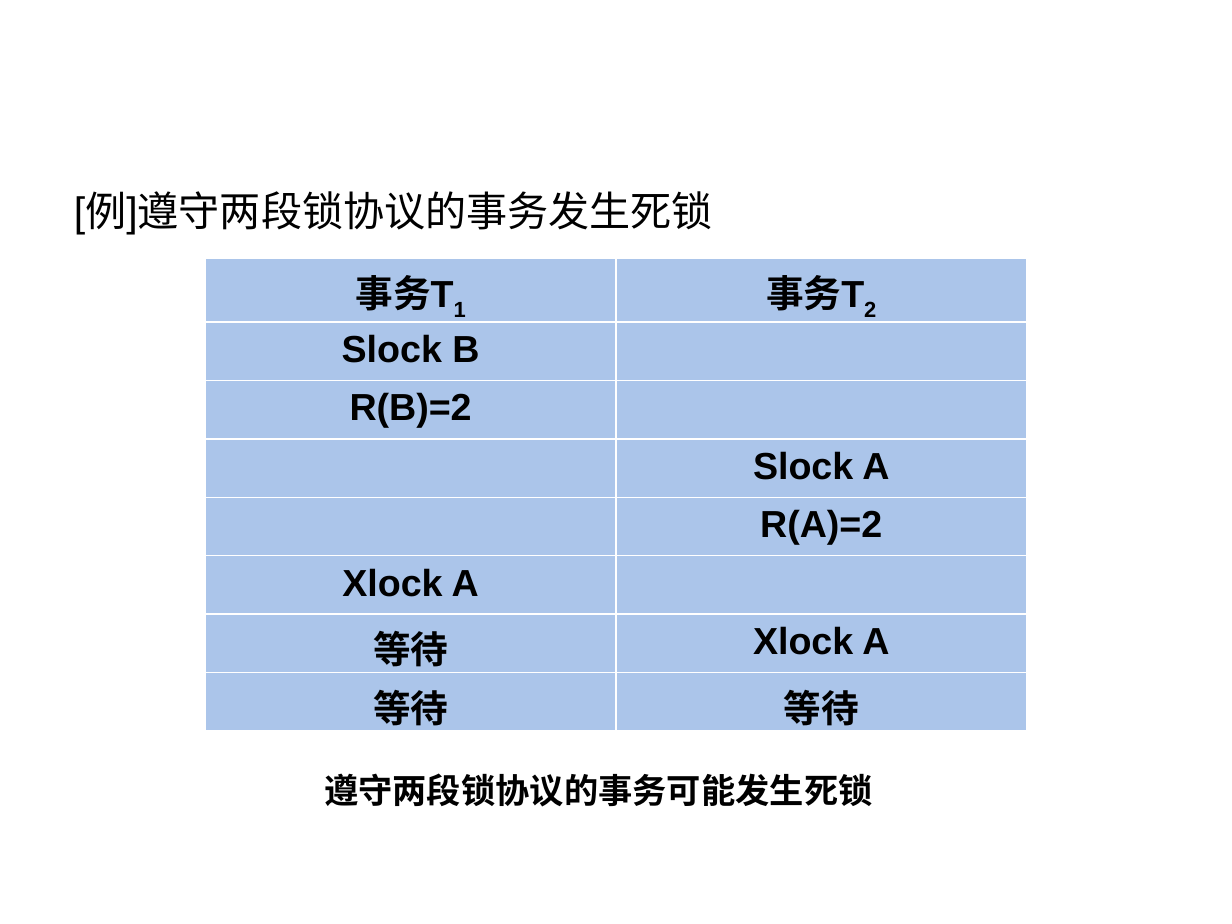
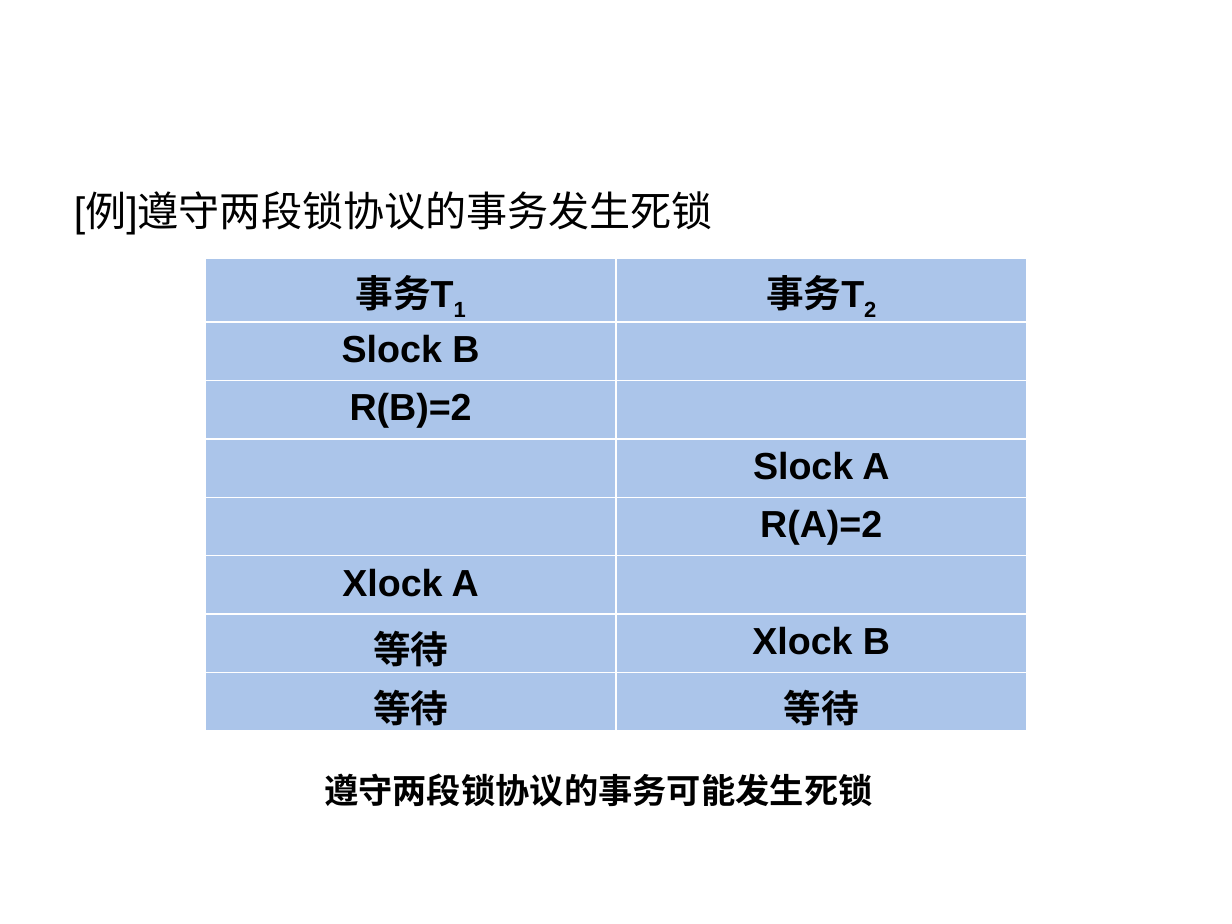
Before and after one commit to HBU/DataBase, a slide deck: slide 71 of PPT/PPT2020/DB第11章.pptx (slide 72 before the commit). Drawn at 1232x924 pixels with LibreOffice and Linux fonts; fonts in the diff are those of the drawing; background and template pictures are left out. Boxes give left, top, right and bottom in pixels: in the first picture for what was removed or moved away, otherwise in the second. Text is boxed around its words. In the diff, an @@ line names an element or a change of style, - is before the commit and + after.

```diff
--- a/PPT/PPT2020/DB第11章.pptx
+++ b/PPT/PPT2020/DB第11章.pptx
@@ table at bbox=[206, 259, 1026, 737] @@
-row 7, column 2: Xlock A
+row 7, column 2: Xlock B
```
Also in this commit, not shown: 8 other slides changed, 12 slides removed, 5 other files.
